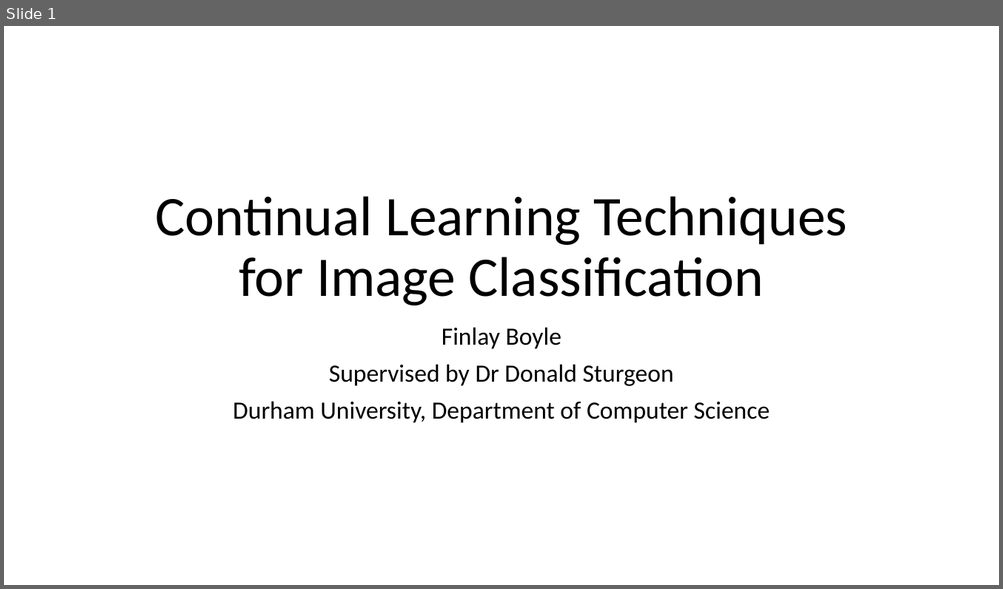
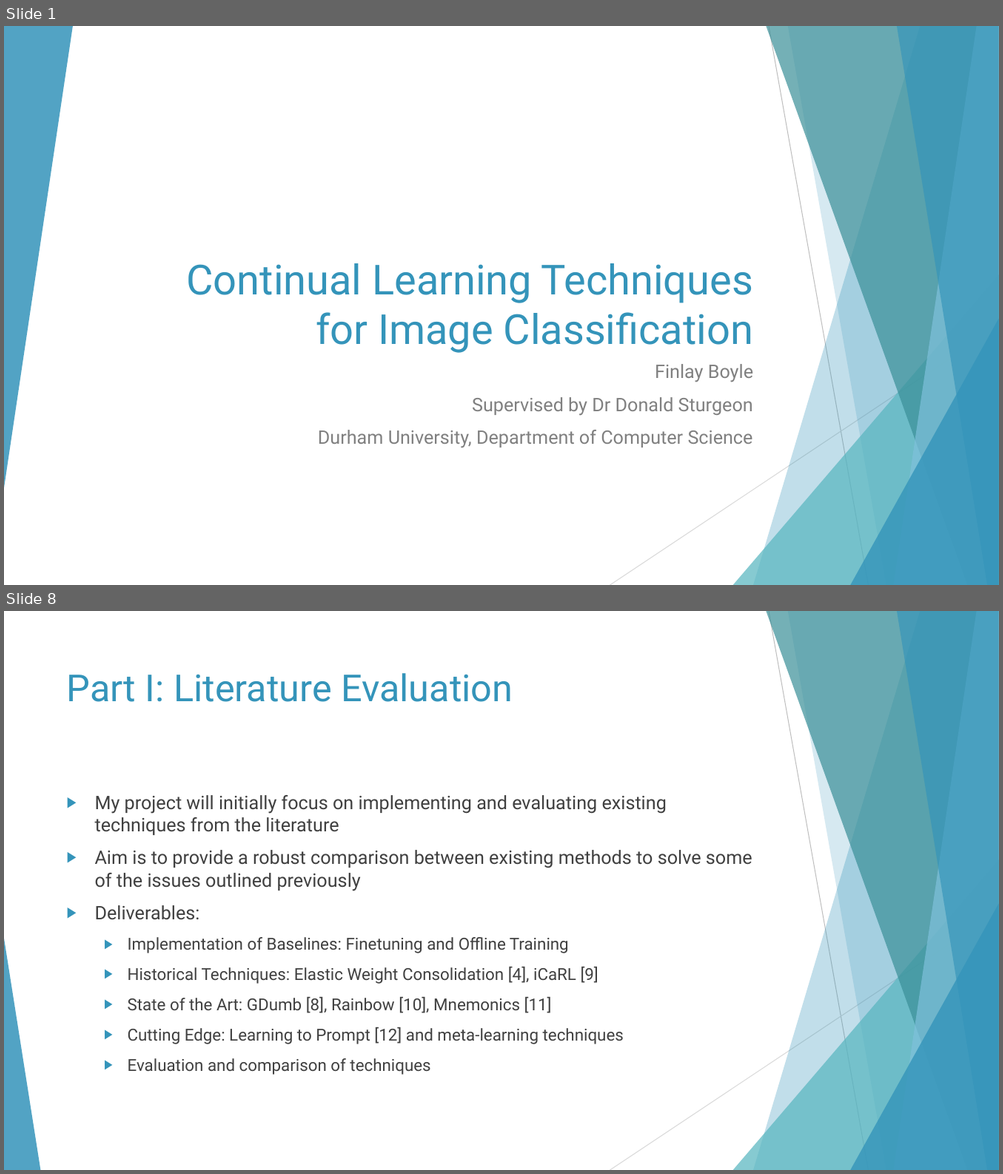
Before and after one commit to fboyle2001/advanced-project, a slide deck: Documents/Project Video/Project Video Presentation.pptx. Shown one above the other, each under a label of ours: slide 1 before the commit, slides 1 and 8 after it; the slides between them are not shown. The pictures are 1003x589 and 1003x1174 pixels, drawn with LibreOffice and Linux fonts; fonts in the diff are those of the drawing. Boxes give left, top, right and bottom in pixels: in the first picture for what was removed or moved away, otherwise in the second. Text is boxed around its words. In the diff, an @@ line names an element or a change of style, - is before the commit and + after.

Commit message:
Project plan video powerpoint and script draft

```diff
--- a/Documents/Project Video/Project Video Presentation.pptx
+++ b/Documents/Project Video/Project Video Presentation.pptx
@@ slide 8 added at [4, 611, 999, 1170], background #FFFFFF; not listed: 9 template elements that a slide beside it also shows @@
@@ title added at [67, 673, 512, 702], 36 pt, text #3494BA @@
+Part I: Literature Evaluation
@@ text added at [95, 795, 752, 1075], 16 pt, text #404040 @@
+▶ My project will initially focus on implementing and evaluating existing techniques from the literature
+▶ Aim is to provide a robust comparison between existing methods to solve some of the issues outlined previously
+▶ Deliverables:
+  ▶ Implementation of Baselines: Finetuning and Offline Training
+  ▶ Historical Techniques: Elastic Weight Consolidation [4], iCaRL [9]
+  ▶ State of the Art: GDumb [8], Rainbow [10], Mnemonics [11]
+  ▶ Cutting Edge: Learning to Prompt [12] and meta-learning techniques
+  ▶ Evaluation and comparison of techniques
@@ triangle added at [4, 939, 40, 1170], fill #3494BA at 85% opacity @@
@@ slide 1 changed as well @@
@@ group added at [4, 26, 999, 585]: 5 freeform shapes, 3 triangles, 2 lines @@
@@ title "Continual Learning Techniques for Image ...": place and size @@
-title "Continual Learning Techniques for Image ..." at [155, 196, 847, 306]
+title "Continual Learning Techniques for Image ..." at [187, 264, 753, 353]
@@ title "Continual Learning Techniques for Image ..." at [187, 264, 753, 353]: size 54 to 40 pt, font Calibri to Roboto, text colour #000000 to #3494BA; alignment centre to right; line spacing 0.9 to 1 @@
@@ subtitle "Finlay Boyle": place and size @@
-subtitle "Finlay Boyle" at [233, 327, 770, 423]
+subtitle "Finlay Boyle" at [318, 364, 753, 449]
@@ subtitle "Finlay Boyle" at [318, 364, 753, 449]: size 24 to 18 pt, font Calibri to Roboto, text colour #000000 to #808080; alignment centre to right; line spacing 0.9 to 1 @@
```
Also in this commit, not shown: 8 other slides added, 1 slide removed, 7 other files.
